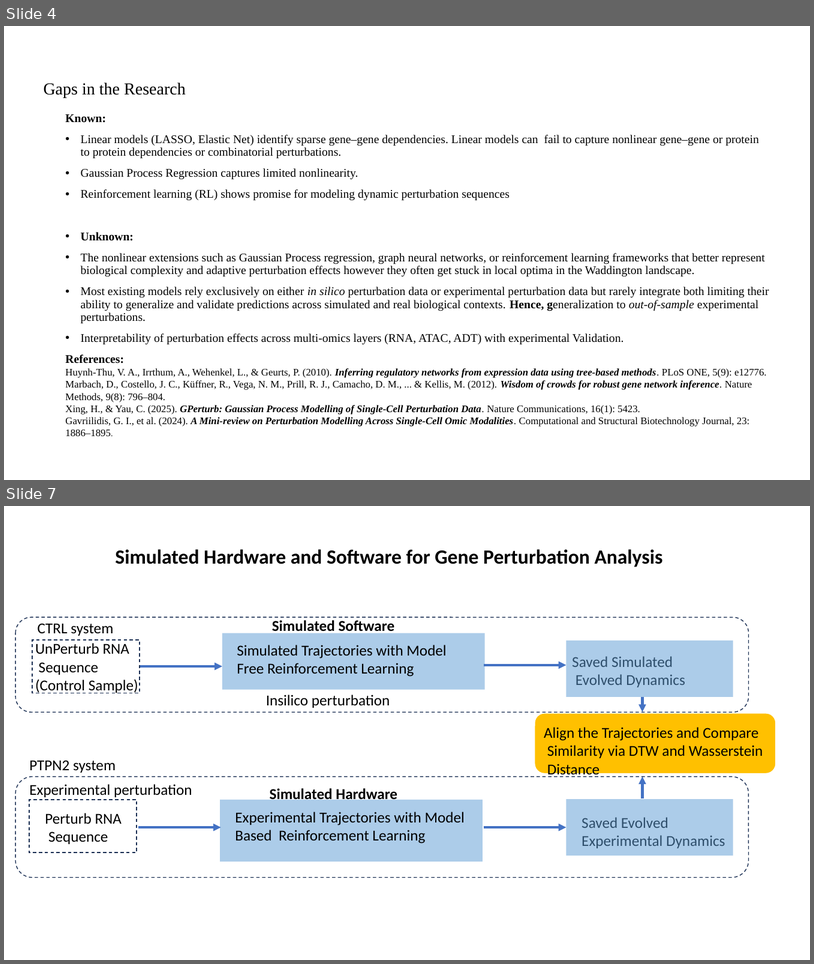
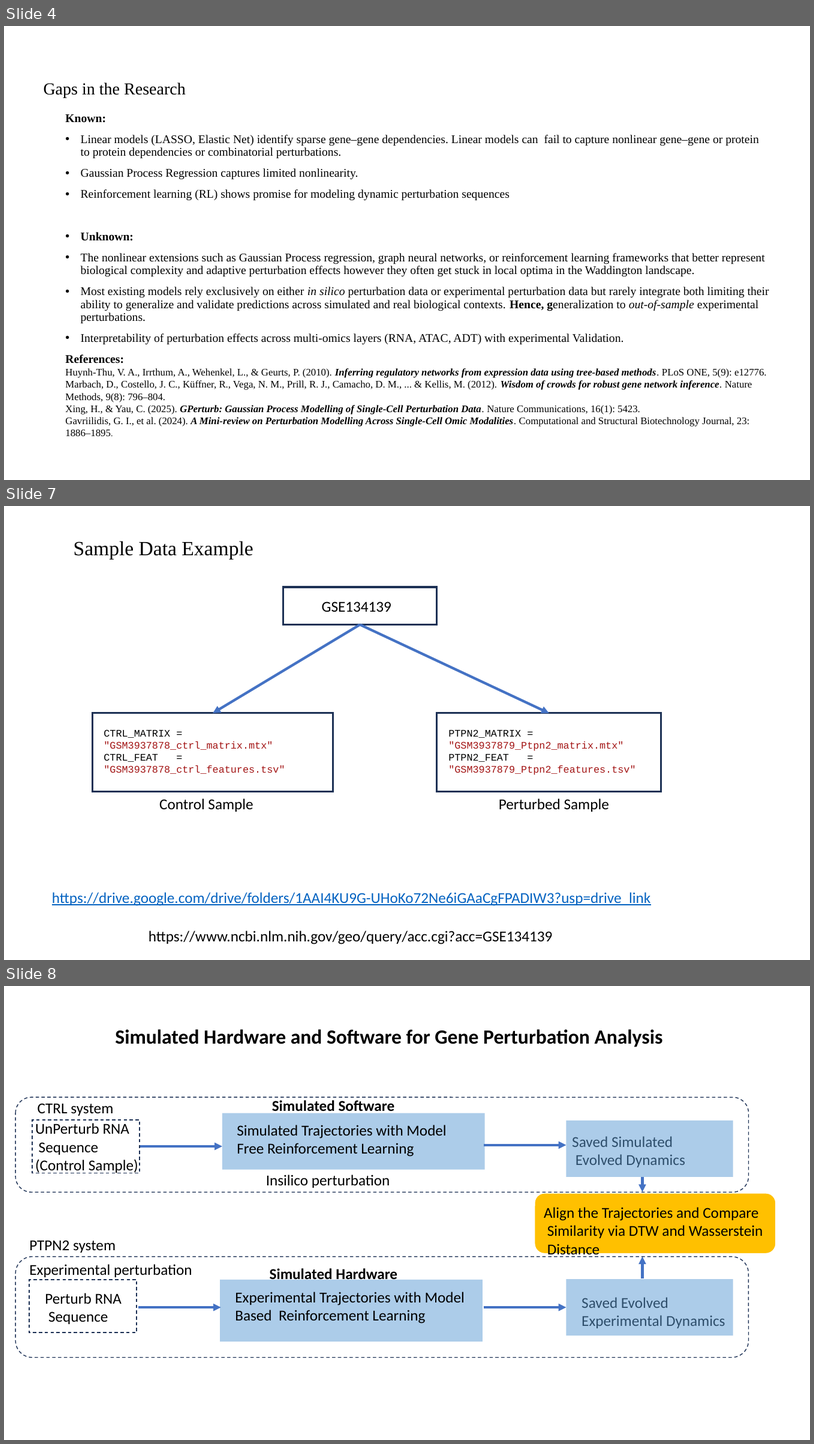
Before and after one commit to boabangf/GNN_RL_gene_trajectory_perturbation, a slide deck: ppt slides for omic codeathon (1) (1).pptx. Shown one above the other, each under a label of ours: slides 4 and 7 before the commit, slides 4, 7 and 8 after it; the slides between them are not shown. The pictures are 814x964 and 814x1444 pixels, drawn with LibreOffice and Linux fonts; fonts in the diff are those of the drawing. Boxes give left, top, right and bottom in pixels: in the first picture for what was removed or moved away, otherwise in the second. Text is boxed around its words. In the diff, an @@ line names an element or a change of style, - is before the commit and + after.

```diff
--- a/ppt slides for omic codeathon (1) (1).pptx
+++ b/ppt slides for omic codeathon (1) (1).pptx
@@ slide 7 added at bbox=[4, 506, 810, 960], background #FFFFFF @@
@@ title added at bbox=[74, 541, 253, 559], 24 pt, text #000000 @@
+Sample Data Example
@@ rectangle added at bbox=[284, 587, 438, 625], outline #1E3256 2.25 pt @@
@@ text added at bbox=[322, 601, 392, 612], 18 pt, text #000000 @@
+GSE134139
@@ arrow added from (360, 625) to (213, 713), #4472C4 3 pt @@
@@ arrow added from (360, 625) to (549, 713), #4472C4 3 pt @@
@@ rectangle added at bbox=[93, 713, 333, 792], outline #1E3256 2.25 pt @@
@@ rectangle added at bbox=[437, 713, 662, 792], outline #1E3256 2.25 pt @@
@@ text added at bbox=[104, 729, 285, 774], 12 pt, text #A31515 @@
+CTRL_MATRIX = "GSM3937878_ctrl_matrix.mtx"
+CTRL_FEAT = "GSM3937878_ctrl_features.tsv"
@@ text added at bbox=[449, 729, 636, 775], 12 pt, text #A31515 @@
+PTPN2_MATRIX = "GSM3937879_Ptpn2_matrix.mtx"
+PTPN2_FEAT = "GSM3937879_Ptpn2_features.tsv"
@@ text added at bbox=[159, 798, 253, 811], 18 pt, text #000000 @@
+Control Sample
@@ text added at bbox=[499, 798, 609, 811], 18 pt, text #000000 @@
+Perturbed Sample
@@ text added at bbox=[52, 892, 651, 906], 18 pt, text #0563C1, underline @@
+https://drive.google.com/drive/folders/1AAI4KU9G-UHoKo72Ne6iGAaCgFPADIW3?usp=drive_link
@@ text added at bbox=[149, 930, 553, 944], 18 pt, text #000000 @@
+https://www.ncbi.nlm.nih.gov/geo/query/acc.cgi?acc=GSE134139
@@ what was slide 7 is now slide 8 @@
```
Also in this commit, not shown: 2 slides changed.
